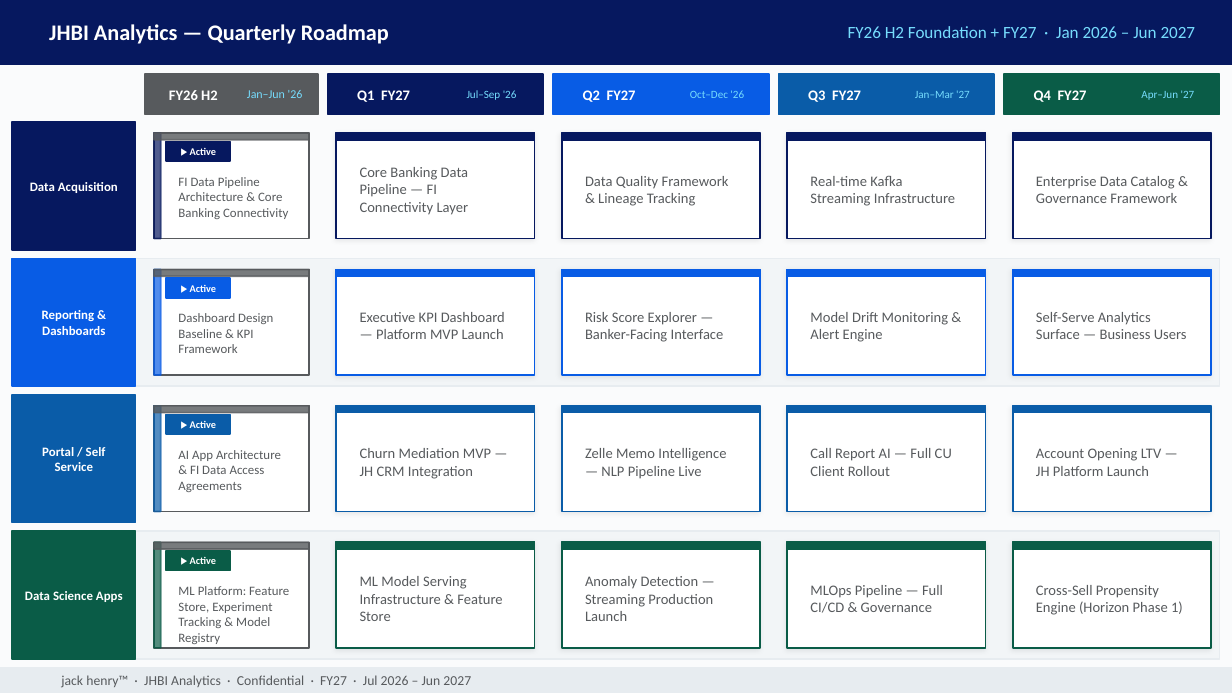
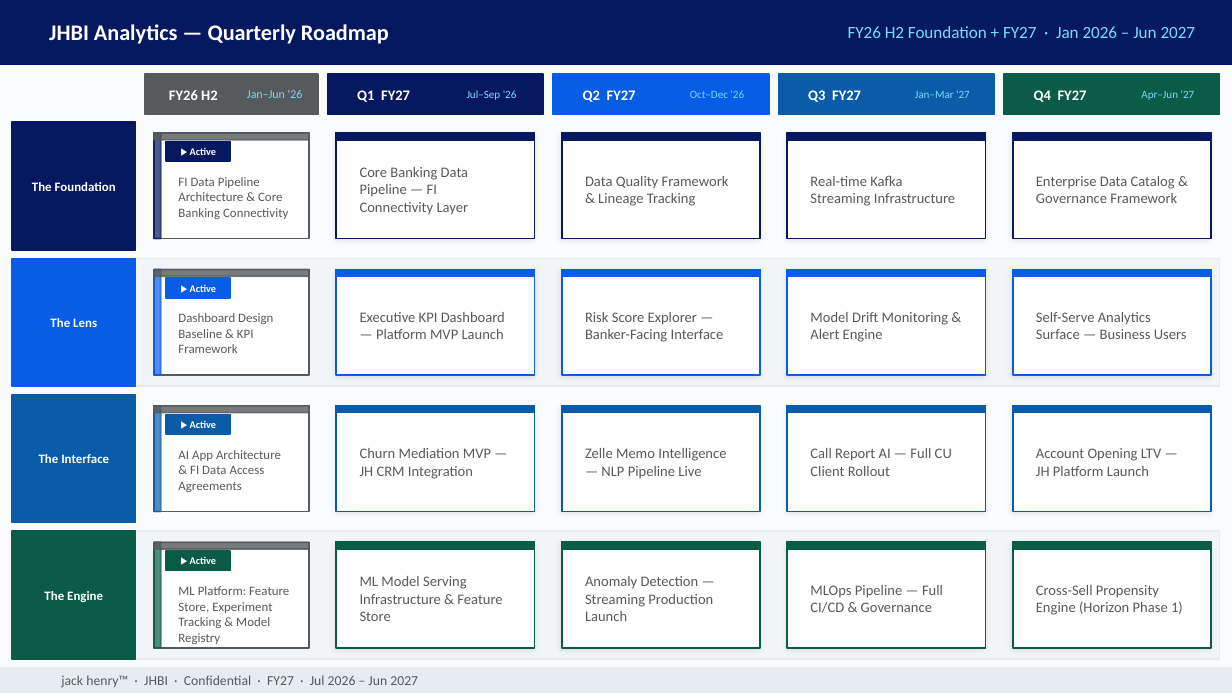
Before and after one commit to MonkeyWrenchGang/jhai_presentations, a slide deck: slide 5 of jhbi-roadmap-2026.pptx (slide 4 before the commit). Drawn at 1232x693 pixels with LibreOffice and Linux fonts; fonts in the diff are those of the drawing. Boxes give left, top, right and bottom in pixels: in the first picture for what was removed or moved away, otherwise in the second. Text is boxed around its words. In the diff, an @@ line names an element or a change of style, - is before the commit and + after.

```diff
--- a/jhbi-roadmap-2026.pptx
+++ b/jhbi-roadmap-2026.pptx
@@ text at (32, 182, 116, 191): text changed @@
-Data Acquisition
+The Foundation
@@ text at (50, 318, 97, 327): text changed @@
-Reporting & Dashboards
+The Lens
@@ text at (39, 454, 109, 463): text changed @@
-Portal / Self Service
+The Interface
@@ text at (44, 591, 103, 602): text changed @@
-Data Science Apps
+The Engine
@@ text at (61, 675, 418, 688): text changed @@
-jack henry™ · JHBI Analytics · Confidential · FY27 · Jul 2026 – Jun 2027
+jack henry™ · JHBI · Confidential · FY27 · Jul 2026 – Jun 2027
```
Also in this commit, not shown: 6 other slides changed, 1 slide added, 1 other file.
